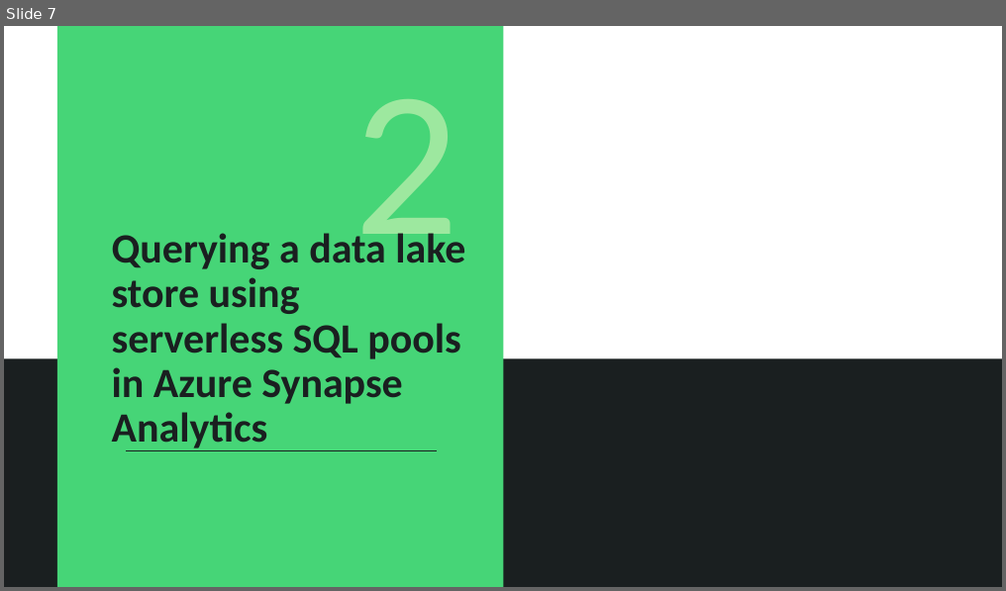
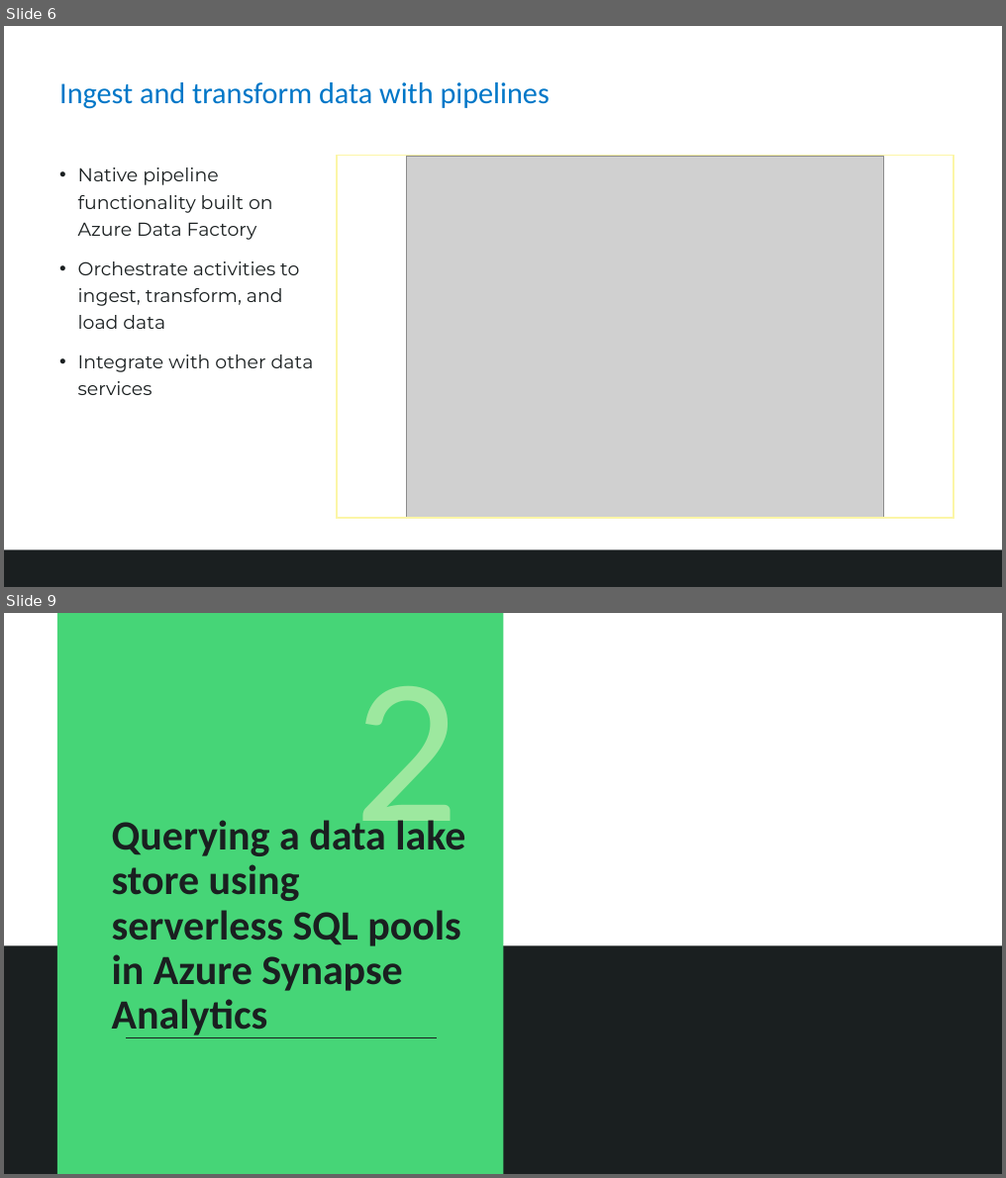
Before and after one commit to solliancenet/azure-data-engineering-conference-workshop-students, a slide deck: 03-Run Interactive queries using Azure Synapse Serverless.pptx. Shown one above the other, each under a label of ours: slide 7 before the commit, slides 6 and 9 after it; the slides between them are not shown. The pictures are 1006x591 and 1006x1178 pixels, drawn with LibreOffice and Linux fonts; fonts in the diff are those of the drawing; grey boxes stand for pictures; background and template pictures are left out. Boxes give left, top, right and bottom in pixels: in the first picture for what was removed or moved away, otherwise in the second. Text is boxed around its words. In the diff, an @@ line names an element or a change of style, - is before the commit and + after.

```diff
--- a/03-Run Interactive queries using Azure Synapse Serverless.pptx
+++ b/03-Run Interactive queries using Azure Synapse Serverless.pptx
@@ slide 6 added at (4,26,1002,587), background #FFFFFF @@
@@ title added at (59,82,549,109), 28.8 pt, text #0077C8 @@
+Ingest and transform data with pipelines
@@ text added at (78,168,314,395), 18 pt, text #1A1F20 @@
+• Native pipeline functionality built on Azure Data Factory
+• Orchestrate activities to ingest, transform, and load data
+• Integrate with other data services
@@ rectangle added at (337,156,953,519), outline #FCF6A7 1.5 pt @@
@@ picture added at (407,156,884,517) @@
@@ rectangle added at (4,551,1002,587), fill #1A1F20 @@
@@ rectangle added at (4,551,1002,587), fill #1A1F20 at 75% opacity @@
@@ what was slide 7 is now slide 9 @@
```
Also in this commit, not shown: 5 slides changed, 10 other slides added, 5 other files.
